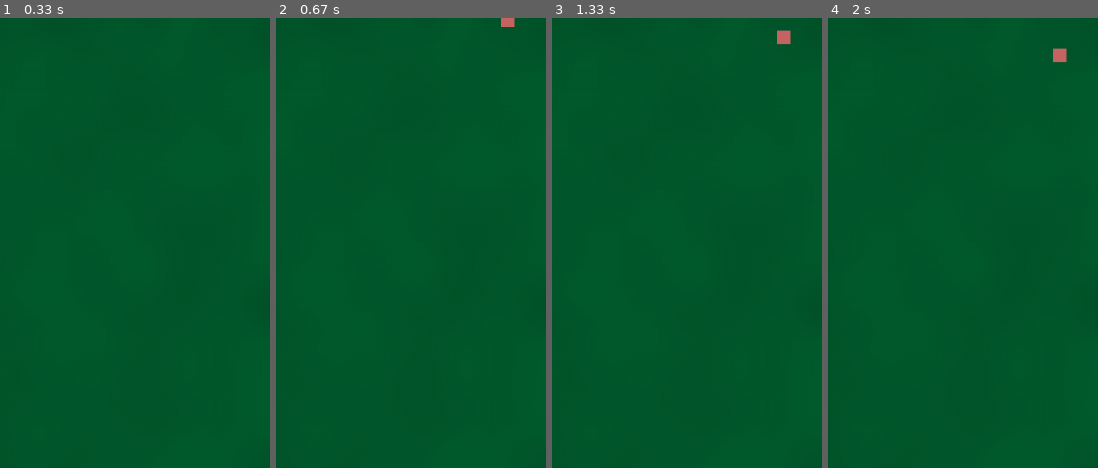
Above: before the commit, frames 1-4 (left to right).
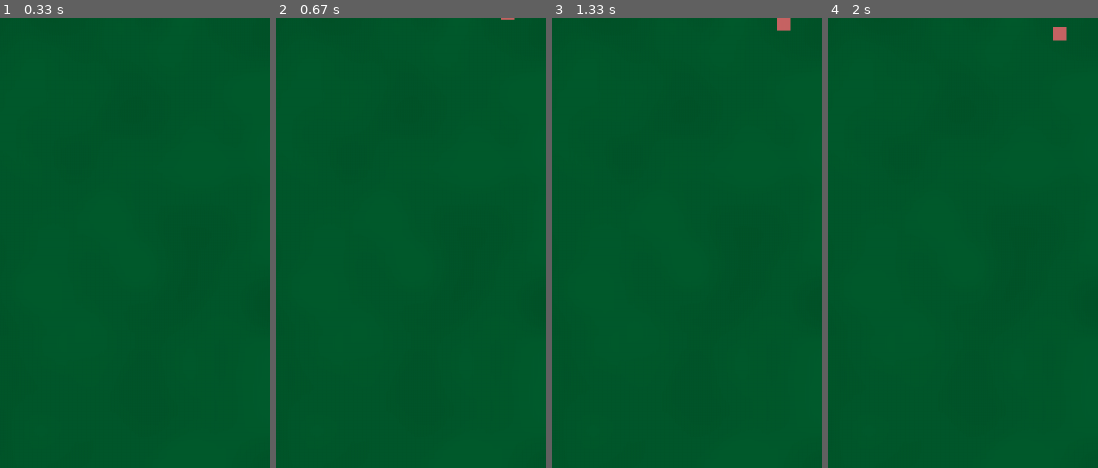
Above: after the commit, the same moments.

Repository: SNIPRS/mnb_halo
Game: pygame game, started from main.py
Same seed, same stepped clock (60 frames per second), same inputs: the game is played once before the commit and once after it.
Inputs (mouse positions are % of the whole screen's width and height, from its top left):
- Up to frame 1 (0.33 s): no input
- Up to frame 2 (0.67 s): click (51, 81) at 0.38 s
- Up to frame 3 (1.33 s): click (50, 57) at 0.72 s
- Up to frame 4 (2 s): no input
The pictures show only the part of the screen within x 50-100%, y 0-50%; the shares and areas given below are measured in that part.

Frame 1 is identical in both runs. In frame 2, less than 0.1% of the frame differs, in the area x 83-89%, y 0-2%; in frame 3, 0.3%; in frame 4, 0.3%, in the area x 83-89%, y 2-10%.

Commit message:
needler fix

Diff:
--- a/ai/character_ai.py
+++ b/ai/character_ai.py
@@ -3,7 +3,7 @@
 from random import randint
 
 import G
-from weapons.weapon import Weapon, AssaultRifle, PlasmaRifle
+from weapons.weapon import *
 from weapons.weapon_manager import WeaponManager
 from sprite.character import Character, Enemy
 from utils import center_rect, distance, rect_center
@@ -72,7 +72,7 @@
         self.char.dstx = self.char.x
         self.char.dsty = G.HEIGHT + 100
         G.CHARS_ALL.add(self.char)
-        self.weapon = PlasmaRifle()
+        self.weapon = Needler()
         self.weapon_manager = WeaponManager(self.char, self.weapon)
 
     def _update_desination(self):
--- a/sprite/animation.py
+++ b/sprite/animation.py
@@ -20,6 +20,7 @@
             'PIN': 3,
             'DEAD': 4,
             'MELEE': 5,
+            'POINT': 6,
         }
         self.missing_txtr = pygame.Surface([G.SPRITE_SIZE, G.SPRITE_SIZE])
         self.missing_txtr.fill('purple')
--- a/sprite/character.py
+++ b/sprite/character.py
@@ -24,12 +24,17 @@
 
         self.health = 100
         self.max_health = self.health
+
         self.morale = 100
         self.pin_health = self.morale / 100 * 0.5
         self.pin_health_regen = 10 / G.FPS
         self.max_pin_health = self.pin_health
         self.min_pin_health = -self.pin_health
         self.pinr_multiplier = 2
+
+        self.supercombine_health = self.health // 2
+        self.max_supercombine_health = self.supercombine_health
+        self.supercombine_regen = 25 / G.FPS
 
         self.spotting_range = 800
         self.spotted_chance = 1
@@ -38,6 +43,8 @@
 
     def frame(self):
         self.pin_health = min(self.max_pin_health, self.pin_health + self.pin_health_regen)
+        self.supercombine_health = min(self.max_supercombine_health, self.supercombine_health +
+                                       self.supercombine_regen)
         self.draw()
 
     def hit(self, origin: Tuple[float, float], dmg: float, r: float=0):
@@ -78,7 +85,7 @@
     def __init__(self, colour, width: float, height: float):
         super().__init__(colour=colour, width=width, height=height)
         self.faction = 1
-        self.speed = 0.5
+        self.speed = 0.3
         self.spotted_chance = 1
 
 
--- a/sprite/projectile.py
+++ b/sprite/projectile.py
@@ -50,7 +50,7 @@
     def __init__(self, start: Tuple[float, float], end: Tuple[float, float], initial_delay: int=0):
         super().__init__(start, end, initial_delay)
         self.colour = (100, 100, 255)
-        self.dmg = 30
+        self.dmg = 20
         self.drawr = 3
         self.x, self.y = start
         self.speed = 5
@@ -76,6 +76,7 @@
 class ProjectileTracking(Projectile):
     def __init__(self, start: Tuple[float, float], end: Tuple[float, float], initial_delay: int=0,
                  target: pygame.Rect = None):
+        super().__init__(start, end, initial_delay)
         self.colour = (255, 100, 100)
         self.dmg = 30
         self.drawr = 3
@@ -115,3 +116,11 @@
         self.x += ux * self.speed
         self.y += uy * self.speed
         pygame.draw.circle(G.WINDOW, self.colour, (self.x, self.y), self.drawr)
+
+
+class ProjectileNeedler(ProjectileTracking):
+    def __init__(self, start: Tuple[float, float], end: Tuple[float, float], initial_delay: int=0,
+                 target: pygame.Rect = None):
+        super().__init__(start, end, initial_delay, target)
+        self.dmg = 15
+        self.supercombine_dmg = 15
--- a/weapons/weapon.py
+++ b/weapons/weapon.py
@@ -14,6 +14,7 @@
     def __init__(self):
         self.firing = False
         self.cooldown = [1, 1]
+        self.target_rect = None
 
     def start_burst(self):
         pass
@@ -79,13 +80,15 @@
         self.burst = min(self.mag, randint(*self.burst_range))
         self.spread = self.error
 
-    def start_burst(self):
+    def start_burst(self, target: pygame.Rect = None): # target for tracking weapons
         if not self.firing and self.mag > 0:
             self._reset_burst()
             self.firing = True
+            self.target_rect = target
 
     def stop_burst(self):
         self.firing = False
+        self.target_rect = None
         self._reset_burst()
 
     def frame(self, start: Optional[Tuple[float, float]] = None, end: Optional[Tuple[float, float]] = None):
@@ -138,6 +141,7 @@
 
     def _reset_burst(self):
         self.firing_timer = self.aim_time
+        self.target_rect = None
         self.burst = min(self.mag, randint(*self.burst_range))
 
 
@@ -161,3 +165,8 @@
 class Needler(AssaultRifle):
     def __init__(self):
         super().__init__(WEAPON_NEEDLER)
+
+    def _shot(self, start: Tuple[float, float], end: Tuple[float, float]):
+        G.PLAY_SOUND(self.fire_sound)
+        proj = ProjectileTracking(start, end, target=self.target_rect)
+        G.FIRING_EFFECTS.add(proj)
--- a/weapons/weapon_manager.py
+++ b/weapons/weapon_manager.py
@@ -30,7 +30,7 @@
             self.acquisition_timer -= 1
             if self.acquisition_timer <= 0 and self.cooldown_timer <= 0 and not self.weapon.firing:
                 self.attached.set_theta(theta((self.attached.x, self.attached.y), self.firing_pos))
-                self.weapon.start_burst()
+                self.weapon.start_burst(self.current_target.rect)
                 self.cooldown_timer = randint(*self.cooldown_time)
         else:
             self.acquisition_timer = randint(*self.acquisition_time)
